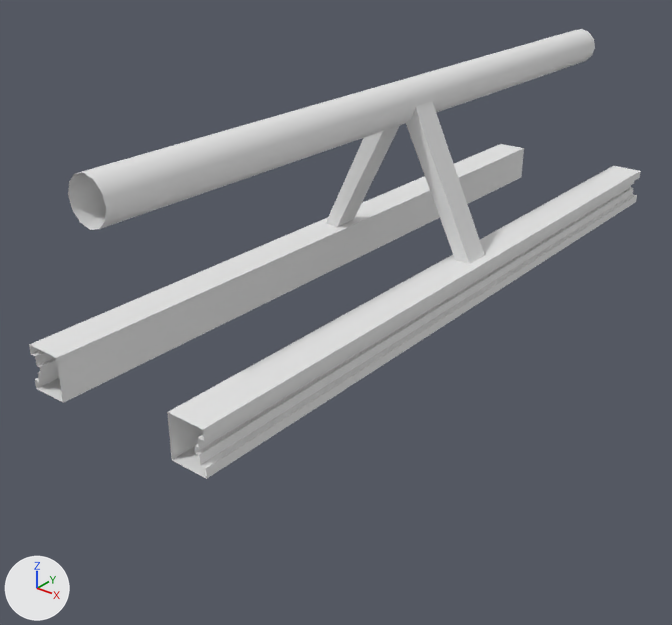
One commit to the FBX model Assets/Data/Structures/1. Logistics/Bridge/BridgeSegment.fbx: the scene before it, then after it.
Before and after are seen from a 50 mm lens placed at (0.671, -0.957, 2.043), pointed at (-0.041, -0.068, 1.491). The axes (+X, +Y, +Z) are drawn at lower left. The lights are the same throughout. Where no turn or scale is listed for an object, it has been applied to the vertices.

Before the edit, the objects in view are built like this:
```python
me_plane_023 = bpy.data.meshes.new('Plane.023')
me_plane_023.from_pydata(...)  # 140 vertices, 102 faces; spans x -0.132..0.132, y -0.476..0.524, z 1.526..1.795
me_plane_023.materials.append(mat_universal_development_shader)  # its picture is missing
ob_bridgesegment = bpy.data.objects.new('BridgeSegment', me_plane_023)
ob_bridgesegment.location = (0.0, 0.0, 0.0)
```
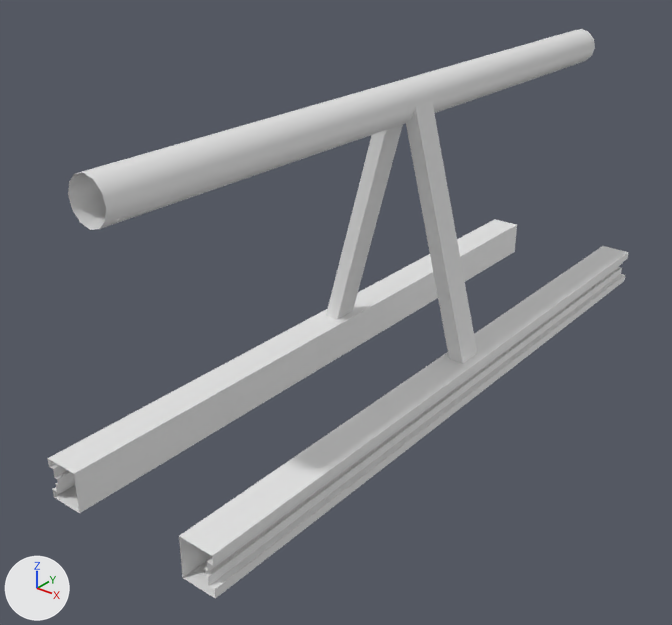
The newer file is also turned or shifted as a whole; pictures and numbers use the older file's frame.

What differs and where, as boxes (x1, y1, x2, y2) in the pictures (672 x 625 px; the box of a moved part takes in the faces that stretch with it):
'BridgeSegment', reshaped (27% taller): before (29, 29, 641, 479); after (48, 29, 629, 599)
part 1 of me_plane_023, moved or reshaped: before (29, 104, 641, 479); after (48, 104, 629, 599)

What the commit changed:
me_plane_023 has 140 vertices, 102 faces and spans x -0.132..0.132, y -0.476..0.524, z 1.526..1.795.
me_plane_023 is used by ob_bridgesegment; location (0.0, 0.0, 0.0).
me_plane_023 part 1: all 68 vertices in x -0.132..0.132, y -0.476..0.524, z 1.526..1.58 are moved by (0.0, 0.0, -0.145).
